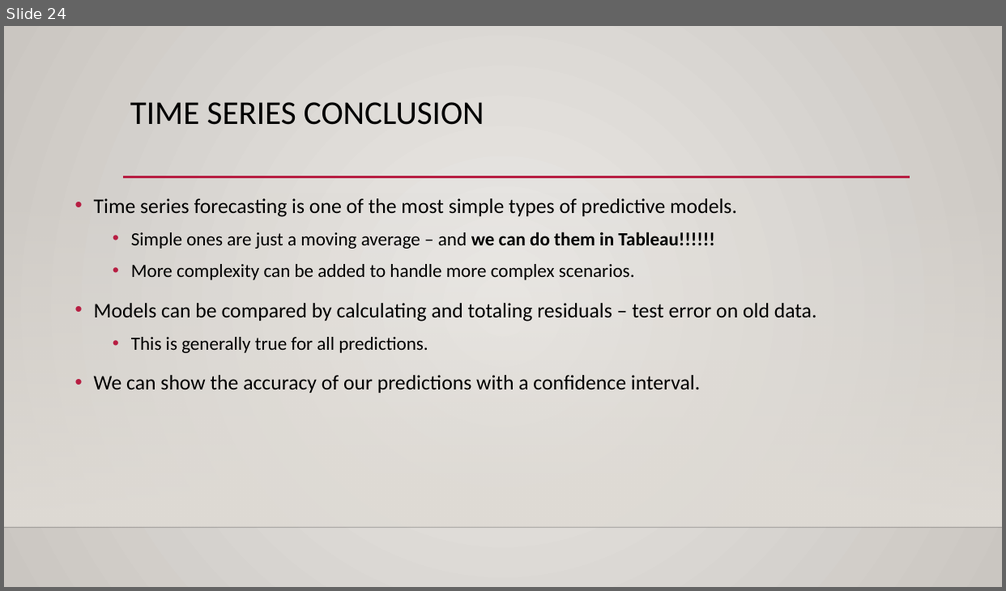
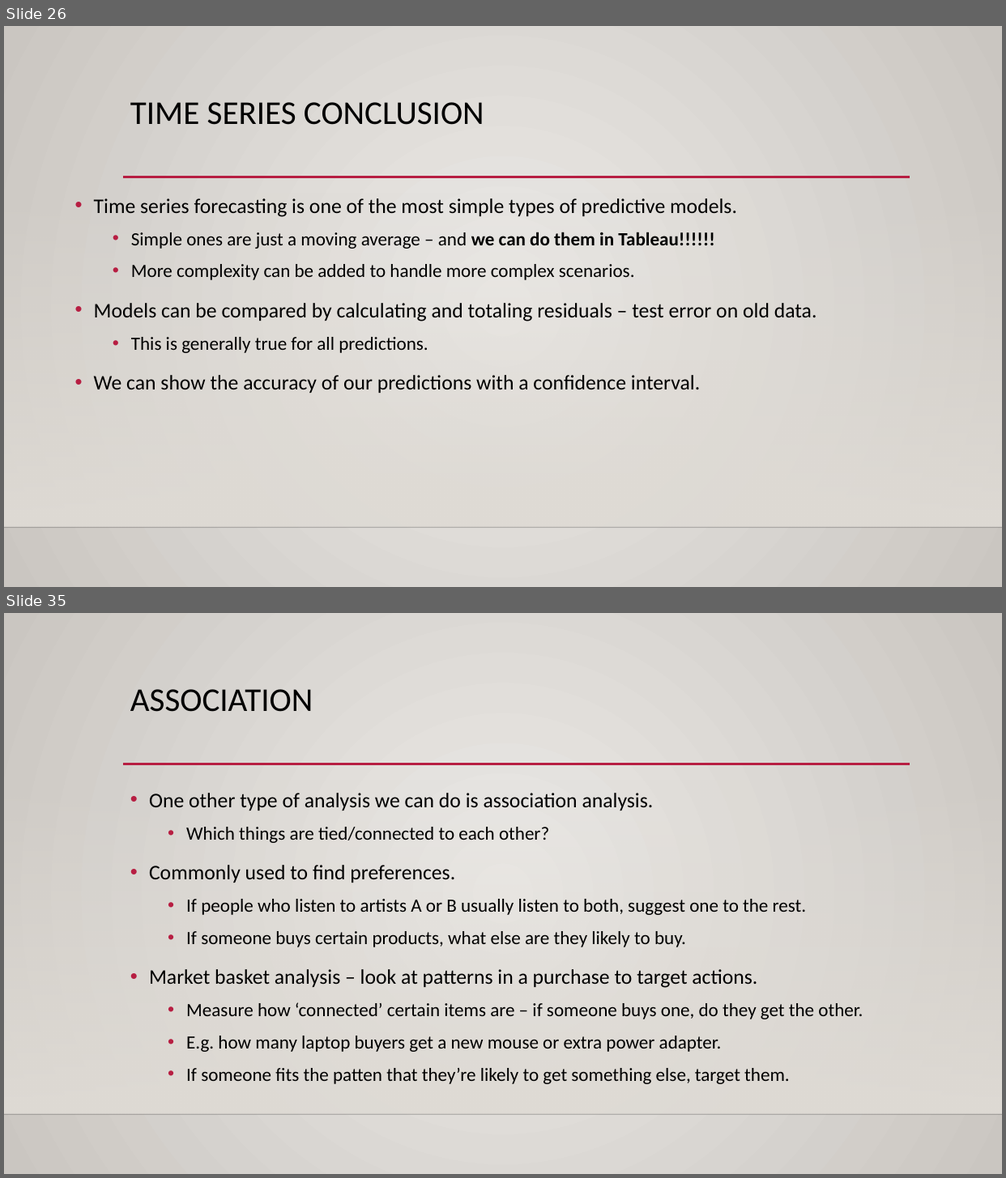
Before and after one commit to AkeemSemper/ml_datasets, a slide deck: slides/TimeSeries.pptx. Shown one above the other, each under a label of ours: slide 24 before the commit, slides 26 and 35 after it; the slides between them are not shown. The pictures are 1006x591 and 1006x1178 pixels, drawn with LibreOffice and Linux fonts; fonts in the diff are those of the drawing; background and template pictures are left out. Boxes give left, top, right and bottom in pixels: in the first picture for what was removed or moved away, otherwise in the second. Text is boxed around its words. In the diff, an @@ line names an element or a change of style, - is before the commit and + after.

```diff
--- a/slides/TimeSeries.pptx
+++ b/slides/TimeSeries.pptx
@@ slide 35 added at bbox=[4, 613, 1002, 1174], background gradient #ECEAE7 to #CAC7C1; not listed: 3 template elements that a slide beside it also shows @@
@@ title added at bbox=[130, 689, 313, 712], 32 pt, text #000000 @@
+ASSOCIATION
@@ text added at bbox=[149, 793, 863, 1084], 18 pt, text #000000 @@
+• One other type of analysis we can do is association analysis.
+  • Which things are tied/connected to each other?
+• Commonly used to find preferences.
+  • If people who listen to artists A or B usually listen to both, suggest one to the rest.
+  • If someone buys certain products, what else are they likely to buy.
+• Market basket analysis – look at patterns in a purchase to target actions.
+  • Measure how ‘connected’ certain items are – if someone buys one, do they get the other.
+  • E.g. how many laptop buyers get a new mouse or extra power adapter.
+  • If someone fits the patten that they’re likely to get something else, target them.
@@ what was slide 24 is now slide 26 @@
```
Also in this commit, not shown: 1 slide changed, 15 other slides added, 1 slide removed, 1 other file.
